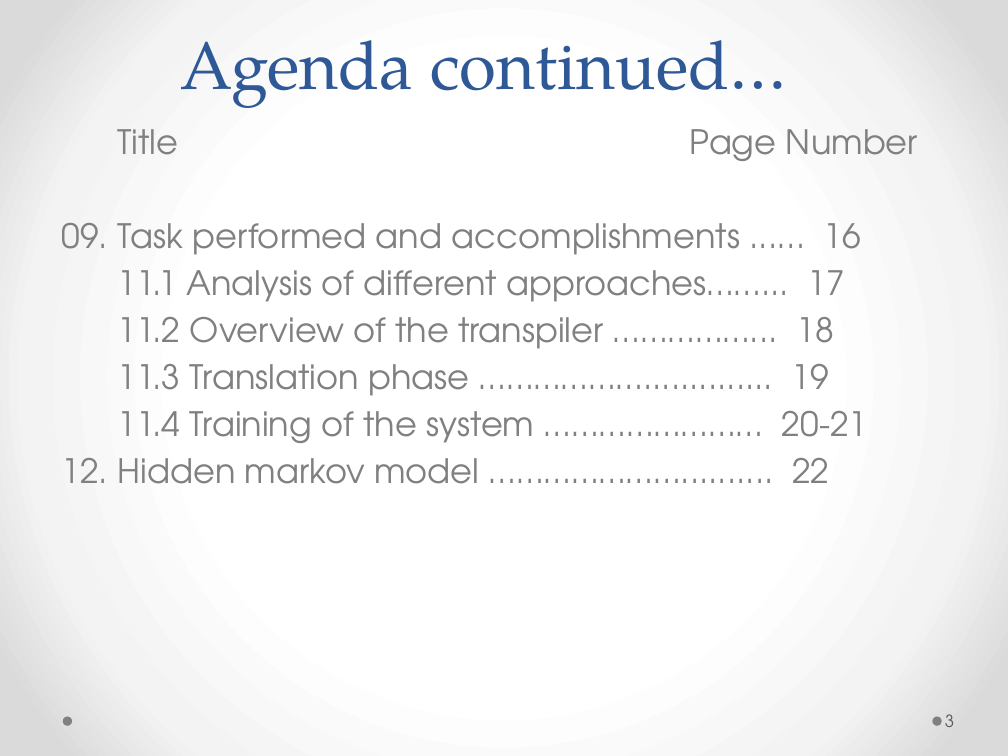
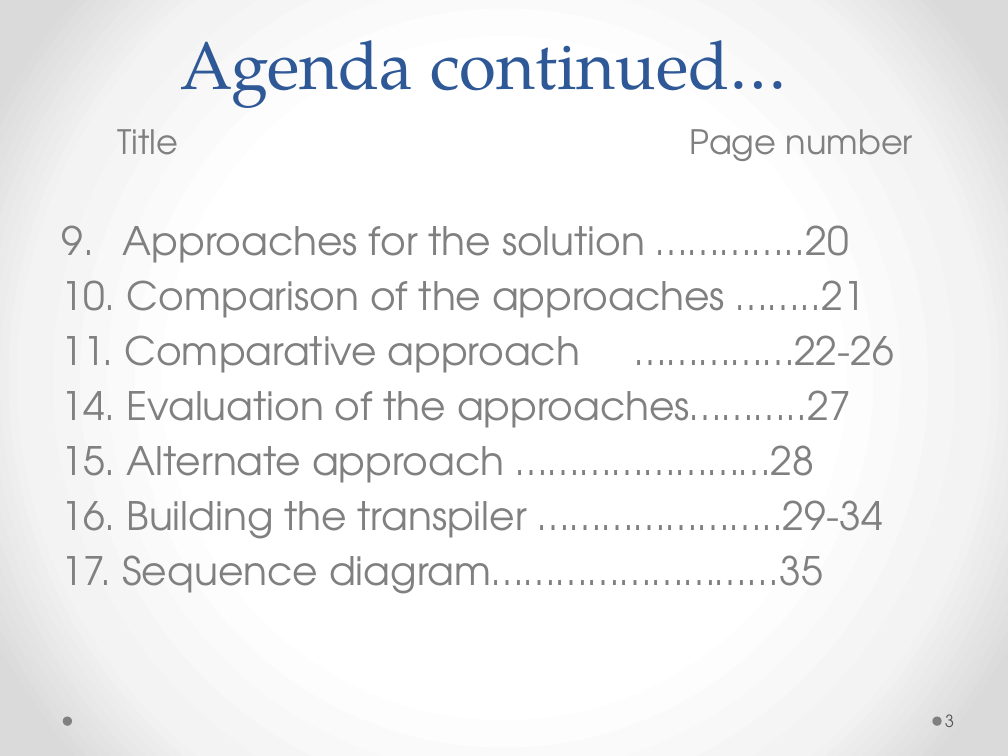
Before and after one commit to amit1984/Thesis, a slide deck: slide 3 of thesis_v4.pptx. Drawn at 1008x756 pixels with LibreOffice and Linux fonts; fonts in the diff are those of the drawing. Boxes give left, top, right and bottom in pixels: in the first picture for what was removed or moved away, otherwise in the second. Text is boxed around its words. In the diff, an @@ line names an element or a change of style, - is before the commit and + after.

```diff
--- a/thesis_v4.pptx
+++ b/thesis_v4.pptx
@@ text at box(62, 129, 913, 594): text changed; size 24 to 28 pt @@
-Title Page Number
-09. Task performed and accomplishments ...… 16
-11.1 Analysis of different approaches……... 17
-11.2 Overview of the transpiler ……………... 18
-11.3 Translation phase ……………….............. 19
-11.4 Training of the system …………………… 20-21
-12. Hidden markov model ………………….......... 22
+Title Page number
+9. Approaches for the solution …………..20
+10. Comparison of the approaches ……..21
+11. Comparative approach ……………22-26
+14. Evaluation of the approaches………..27
+15. Alternate approach ……………………28
+16. Building the transpiler …………………..29-34
+17. Sequence diagram……………………...35
```
Also in this commit, not shown: 15 other slides changed, 2 slides added, 3 slides removed.
